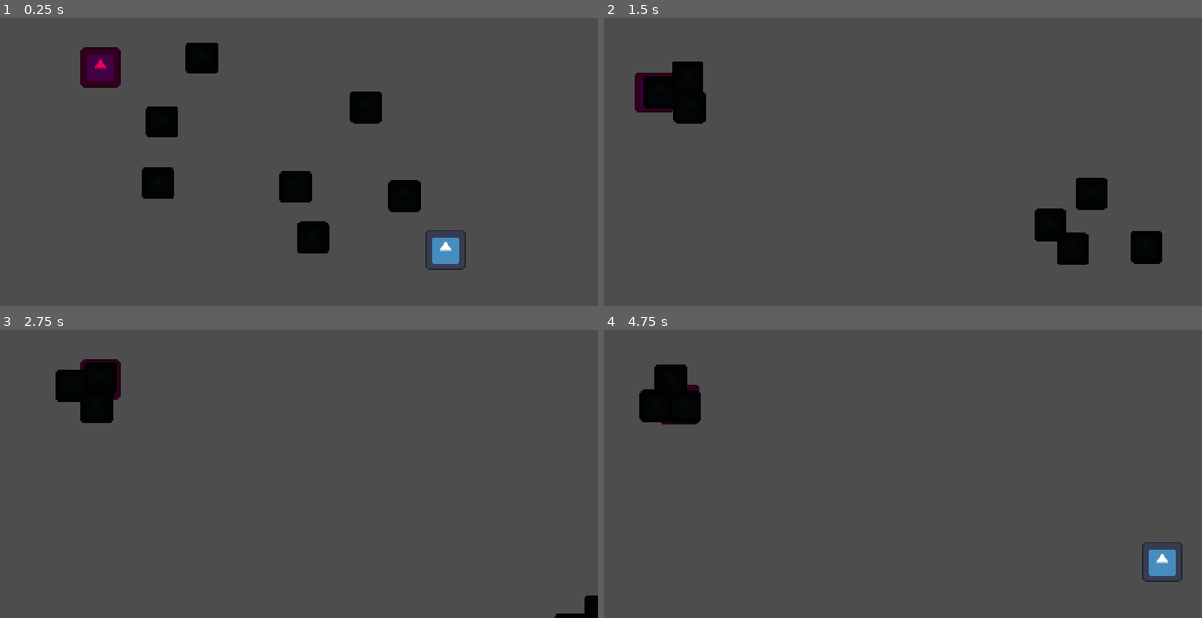
Above: before the commit, frames 1-4 (two rows, left to right).
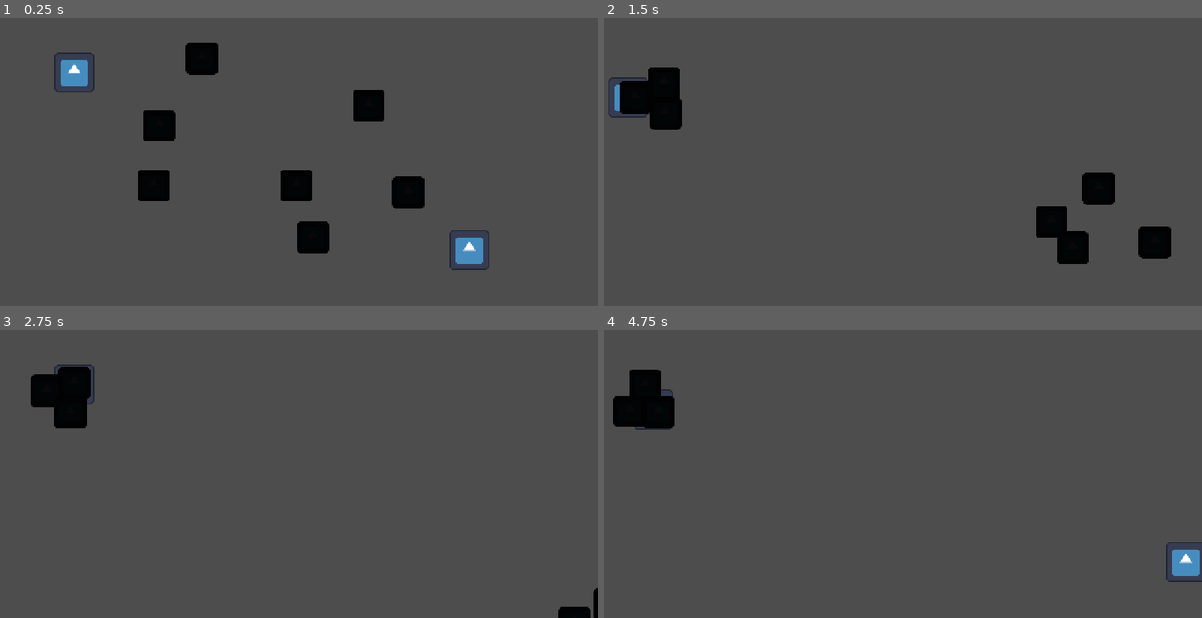
Above: after the commit, the same moments.

Repository: wall-daniel/AbyssalPixelJam9
Game: Godot game, scene res://Scenes/game.tscn
Same seed, same stepped clock (60 frames per second), same inputs: the game is played once before the commit and once after it. The engine's default icon, where the game draws it, is replaced by a stand-in: a white triangle on a blue panel in a dark square.
Inputs:
- Up to frame 1 (0.25 s): no input
- Up to frame 2 (1.5 s): hold Right (p1-right) 0.53-1.28 s; tap S (p2-down) at 0.6 s; tap A (p2-left) at 0.8, 1.35 s; hold Down (p1-down) from 1.28 s (still down)
- Up to frame 3 (2.75 s): tap D (p2-right) at 1.55, 2.1 s; release Down (p1-down) at 2.03 s; hold Right (p1-right) from 2.03 s (still down); tap W (p2-up) at 2.3 s
- Up to frame 4 (4.75 s): release Right (p1-right) at 2.78 s; hold Up (p1-up) 2.78-3.53 s; tap W (p2-up) at 2.85 s; tap S (p2-down) at 3.05, 3.6 s; hold Left (p1-left) from 3.53 s (still down); tap A (p2-left) at 3.8, 4.35 s; tap D (p2-right) at 4.55 s

The runs differ from the first frame. In frame 1, 3.1% of the frame differs, in the area x 9-82%, y 8-88%; in frame 2, 3.0%; in frame 3, 2.3%; in frame 4, 2.8%.

Commit message:
Made player script into one script

Diff:
--- a/Scenes/enemy.tscn
+++ b/Scenes/enemy.tscn
@@ -27,5 +27,3 @@
 
 [node name="CollisionShape2D" type="CollisionShape2D" parent="HurtBox"]
 shape = SubResource("CircleShape2D_hkvib")
-
-[connection signal="body_entered" from="HurtBox" to="." method="_on_hurt_box_body_entered"]
--- a/Scenes/game.tscn
+++ b/Scenes/game.tscn
@@ -1,18 +1,18 @@
-[gd_scene load_steps=5 format=3 uid="uid://dw1036we4bnyk"]
+[gd_scene load_steps=4 format=3 uid="uid://dw1036we4bnyk"]
 
 [ext_resource type="PackedScene" uid="uid://xf3st41xiic" path="res://Scenes/player1.tscn" id="1_1c0dr"]
 [ext_resource type="Script" path="res://Scripts/game.gd" id="1_ps43w"]
-[ext_resource type="PackedScene" uid="uid://bgbrtwptk61b1" path="res://Scenes/player2.tscn" id="2_ucsvu"]
-[ext_resource type="PackedScene" uid="uid://bon4befepqjoj" path="res://Scenes/spawn.tscn" id="5_er2mk"]
+[ext_resource type="PackedScene" uid="uid://conbiiiex5m3y" path="res://Scenes/spawn.tscn" id="5_er2mk"]
 
 [node name="Game" type="Node2D"]
 script = ExtResource("1_ps43w")
 
+[node name="Player2" parent="." instance=ExtResource("1_1c0dr")]
+position = Vector2(61, 83)
+is_p1 = false
+
 [node name="Player1" parent="." instance=ExtResource("1_1c0dr")]
-position = Vector2(358, 225)
-
-[node name="Player2" parent="." instance=ExtResource("2_ucsvu")]
-position = Vector2(82, 79)
+position = Vector2(377, 225)
 
 [node name="Enemies" type="Node2D" parent="."]
 
--- a/Scenes/lightning.tscn
+++ b/Scenes/lightning.tscn
@@ -1,6 +1,5 @@
-[gd_scene load_steps=4 format=3 uid="uid://c6u6xho23jt0s"]
+[gd_scene load_steps=3 format=3 uid="uid://c6u6xho23jt0s"]
 
-[ext_resource type="Texture2D" uid="uid://cdsems6iss51d" path="res://Assets/icon.svg" id="1_4wokx"]
 [ext_resource type="Script" path="res://Scripts/lightning.gd" id="1_eadsk"]
 
 [sub_resource type="SegmentShape2D" id="SegmentShape2D_6rthv"]
@@ -9,11 +8,6 @@
 collision_mask = 4
 script = ExtResource("1_eadsk")
 
-[node name="Icon" type="Sprite2D" parent="."]
-position = Vector2(-3.8147e-06, 5)
-scale = Vector2(0.0234375, 0.078125)
-texture = ExtResource("1_4wokx")
-
 [node name="CollisionShape2D" type="CollisionShape2D" parent="."]
 shape = SubResource("SegmentShape2D_6rthv")
 
--- a/Scenes/player2.tscn
+++ /dev/null
@@ -1,20 +0,0 @@
-[gd_scene load_steps=4 format=3 uid="uid://bgbrtwptk61b1"]
-
-[ext_resource type="Script" path="res://Scripts/player2.gd" id="1_e7gm0"]
-[ext_resource type="Texture2D" uid="uid://cdsems6iss51d" path="res://Assets/icon.svg" id="2_068st"]
-
-[sub_resource type="CircleShape2D" id="CircleShape2D_s0cus"]
-radius = 16.0312
-
-[node name="Player2" type="CharacterBody2D" groups=["player"]]
-collision_layer = 2
-collision_mask = 3
-script = ExtResource("1_e7gm0")
-
-[node name="Sprite2D" type="Sprite2D" parent="."]
-modulate = Color(0.927215, 0, 0.360368, 1)
-scale = Vector2(0.25, 0.25)
-texture = ExtResource("2_068st")
-
-[node name="CollisionShape2D" type="CollisionShape2D" parent="."]
-shape = SubResource("CircleShape2D_s0cus")
--- a/Scripts/player1.gd
+++ b/Scripts/player1.gd
@@ -6,9 +6,20 @@
 const MAX_HEALTH = 100
 
 var health = MAX_HEALTH
+#controls
+var p1_controls: Array = ["p1-left", "p1-right", "p1-up", "p1-down"]
+var p2_controls: Array = ["p2-left", "p2-right", "p2-up", "p2-down"]
+@export var is_p1 = true
+var controls: Array = []
+
+func _ready():
+	if is_p1:
+		controls = p1_controls
+	else:
+		controls = p2_controls
 
 func _physics_process(_delta):
-	var direction = Input.get_vector("p1-left", "p1-right", "p1-up", "p1-down")
+	var direction = Input.get_vector(controls[0], controls[1], controls[2], controls[3])
 	if direction:
 		velocity = direction * SPEED
 	else:
--- a/Scripts/player2.gd
+++ /dev/null
@@ -1,20 +0,0 @@
-extends CharacterBody2D
-
-const SPEED = 300.0
-const MAX_HEALTH = 100
-
-var health = MAX_HEALTH
-
-func _physics_process(_delta):
-	var direction = Input.get_vector("p2-left", "p2-right", "p2-up", "p2-down")
-	if direction:
-		velocity = direction * SPEED
-	else:
-		velocity = Vector2(move_toward(velocity.x, 0, SPEED),move_toward(velocity.y, 0, SPEED))
-
-	move_and_slide()
-
-func hit(damage):
-	health -= damage;
-	print('oof')
-	print('Current health: ' + str(health))
Not shown: 1 places in Scenes/spawn.tscn that only renumber resources
